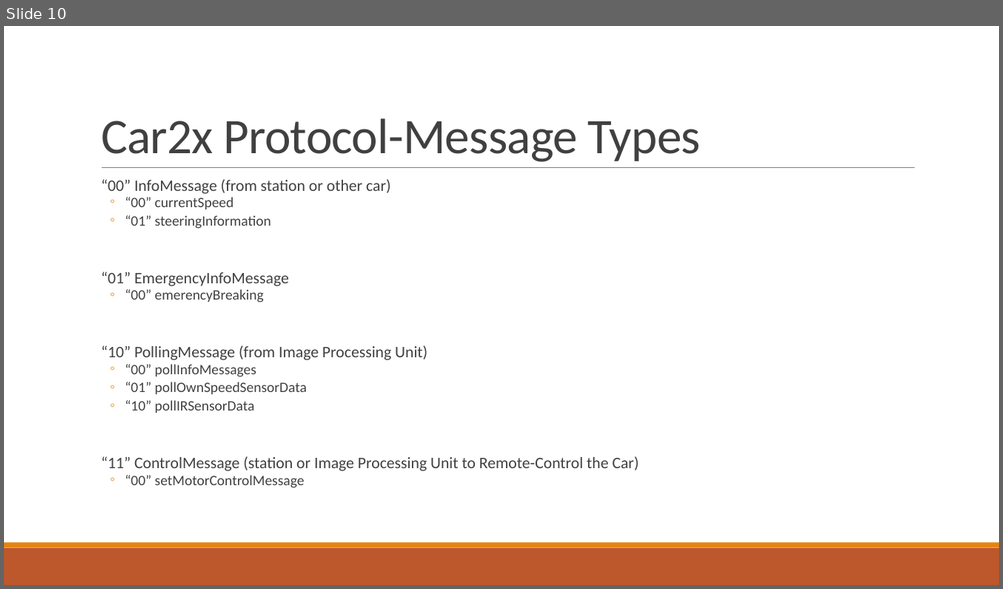
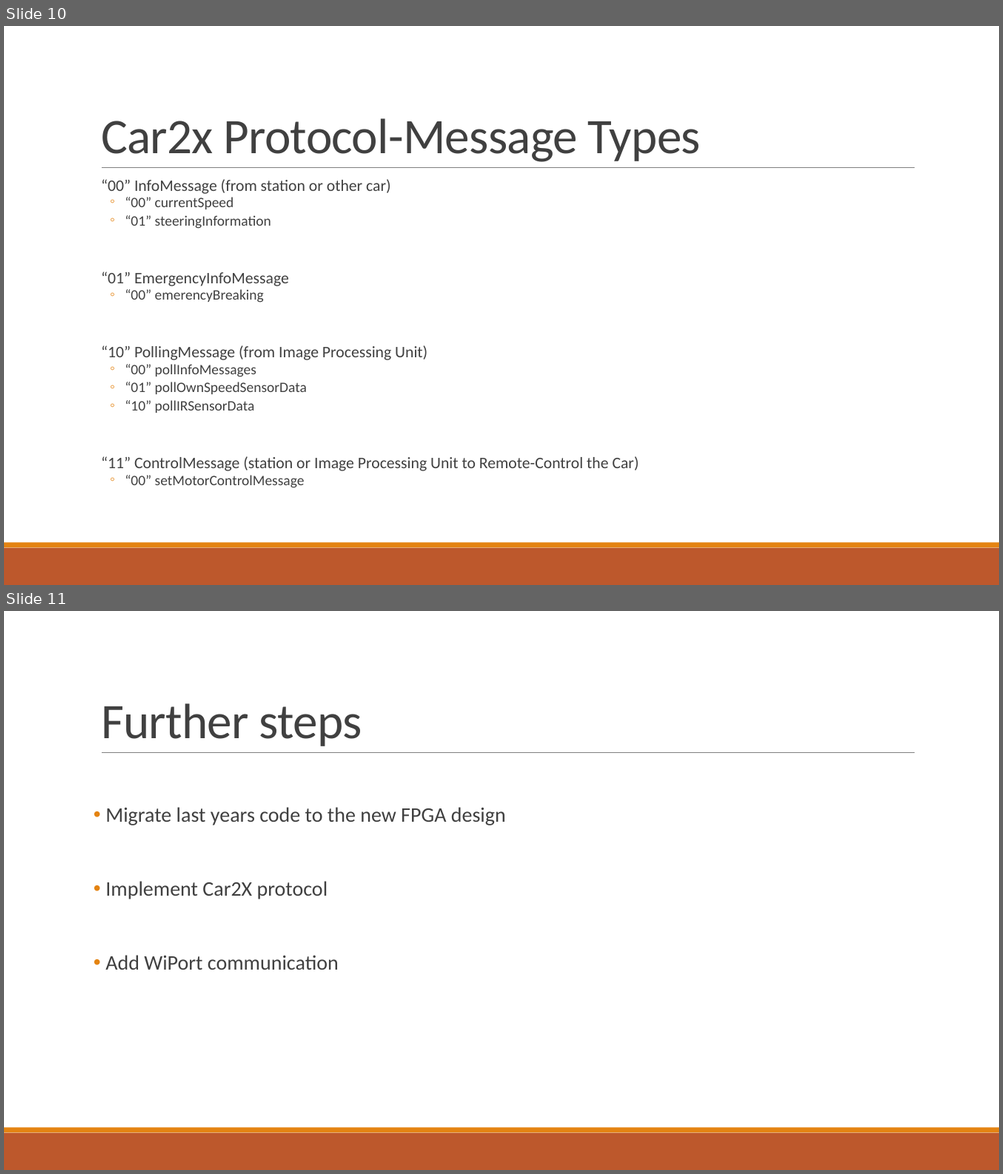
Before and after one commit to fjanssen/Car2X, a slide deck: doc/MidTerm.pptx. Shown one above the other, each under a label of ours: slide 10 before the commit, slides 10 and 11 after it. The pictures are 1003x589 and 1003x1174 pixels, drawn with LibreOffice and Linux fonts; fonts in the diff are those of the drawing. Boxes give left, top, right and bottom in pixels: in the first picture for what was removed or moved away, otherwise in the second. Text is boxed around its words. In the diff, an @@ line names an element or a change of style, - is before the commit and + after.

```diff
--- a/doc/MidTerm.pptx
+++ b/doc/MidTerm.pptx
@@ slide 11 added at <box>4,611,999,1170</box>, background #FFFFFF; not listed: 3 template elements that a slide beside it also shows @@
@@ title added at <box>101,703,362,746</box>, 48 pt, text #404040 @@
+Further steps
@@ text added at <box>105,807,506,970</box>, 20 pt, text #404040 @@
+• Migrate last years code to the new FPGA design
+• Implement Car2X protocol
+• Add WiPort communication
```
Also in this commit, not shown: 1 other slide added, 2 slides removed.
